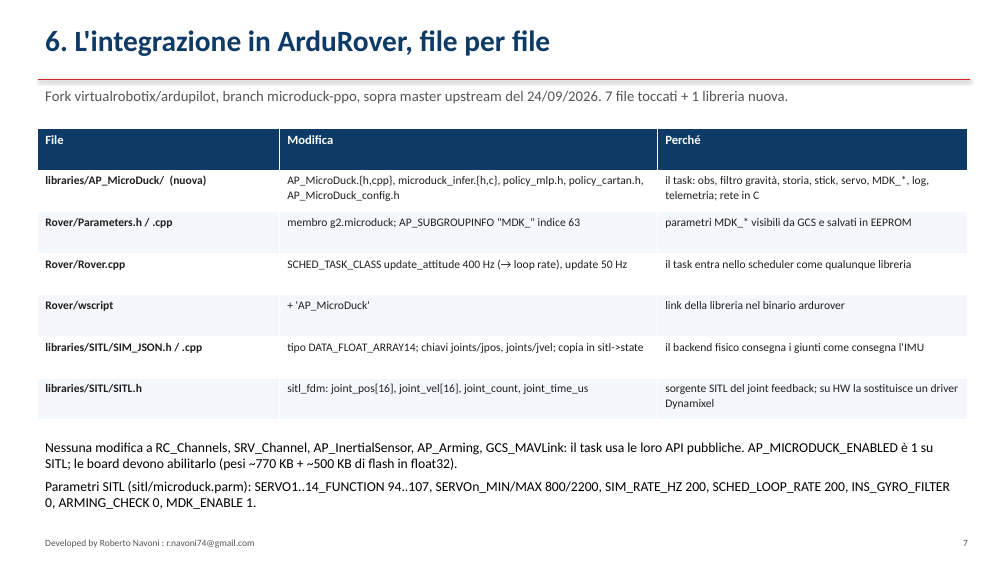
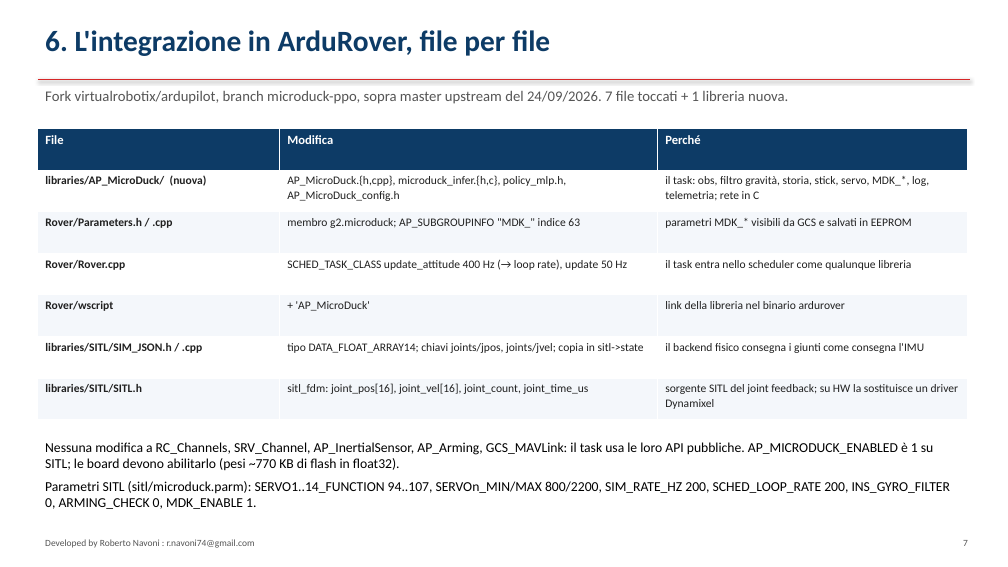
Before and after one commit to virtualrobotix/Arudpilot-Neural-Mixer, a slide deck: slide 7 of docs/architettura-integrazione.pptx. Drawn at 1008x567 pixels with LibreOffice and Linux fonts; fonts in the diff are those of the drawing. Boxes give left, top, right and bottom in pixels: in the first picture for what was removed or moved away, otherwise in the second. Text is boxed around its words. In the diff, an @@ line names an element or a change of style, - is before the commit and + after.

```diff
--- a/docs/architettura-integrazione.pptx
+++ b/docs/architettura-integrazione.pptx
@@ table at (x1=38, y1=129, x2=968, y2=420) @@
-row 2, column 2: AP_MicroDuck.{h,cpp}, microduck_infer.{h,c}, policy_mlp.h, policy_cartan.h, AP_MicroDuck_config.h
+row 2, column 2: AP_MicroDuck.{h,cpp}, microduck_infer.{h,c}, policy_mlp.h, AP_MicroDuck_config.h
@@ text at (x1=45, y1=442, x2=934, y2=471): text changed @@
-Nessuna modifica a RC_Channels, SRV_Channel, AP_InertialSensor, AP_Arming, GCS_MAVLink: il task usa le loro API pubbliche. AP_MICRODUCK_ENABLED è 1 su SITL; le board devono abilitarlo (pesi ~770 KB + ~500 KB di flash in float32).
+Nessuna modifica a RC_Channels, SRV_Channel, AP_InertialSensor, AP_Arming, GCS_MAVLink: il task usa le loro API pubbliche. AP_MICRODUCK_ENABLED è 1 su SITL; le board devono abilitarlo (pesi ~770 KB di flash in float32).
```
Also in this commit, not shown: 6 other slides changed, 8 other files.
